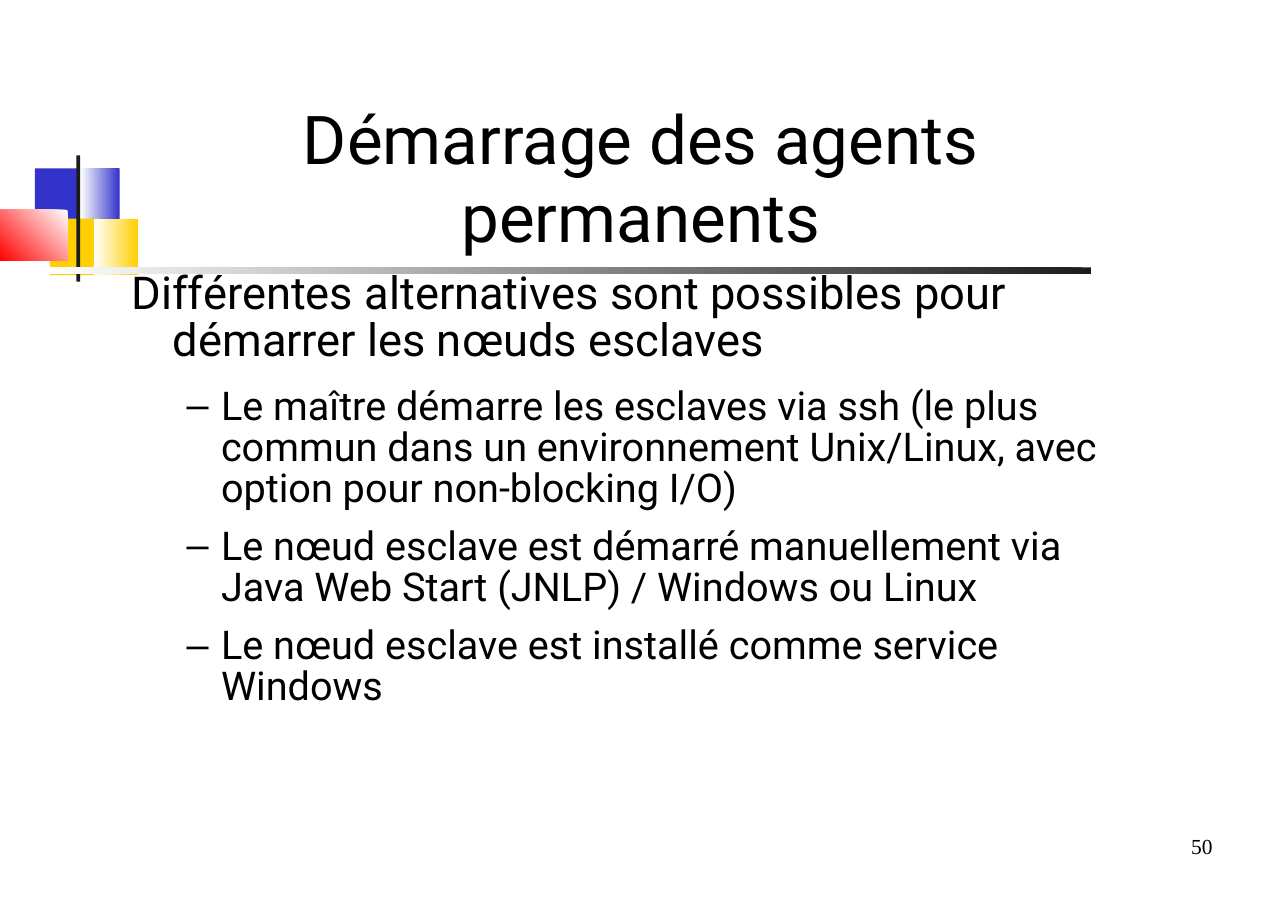
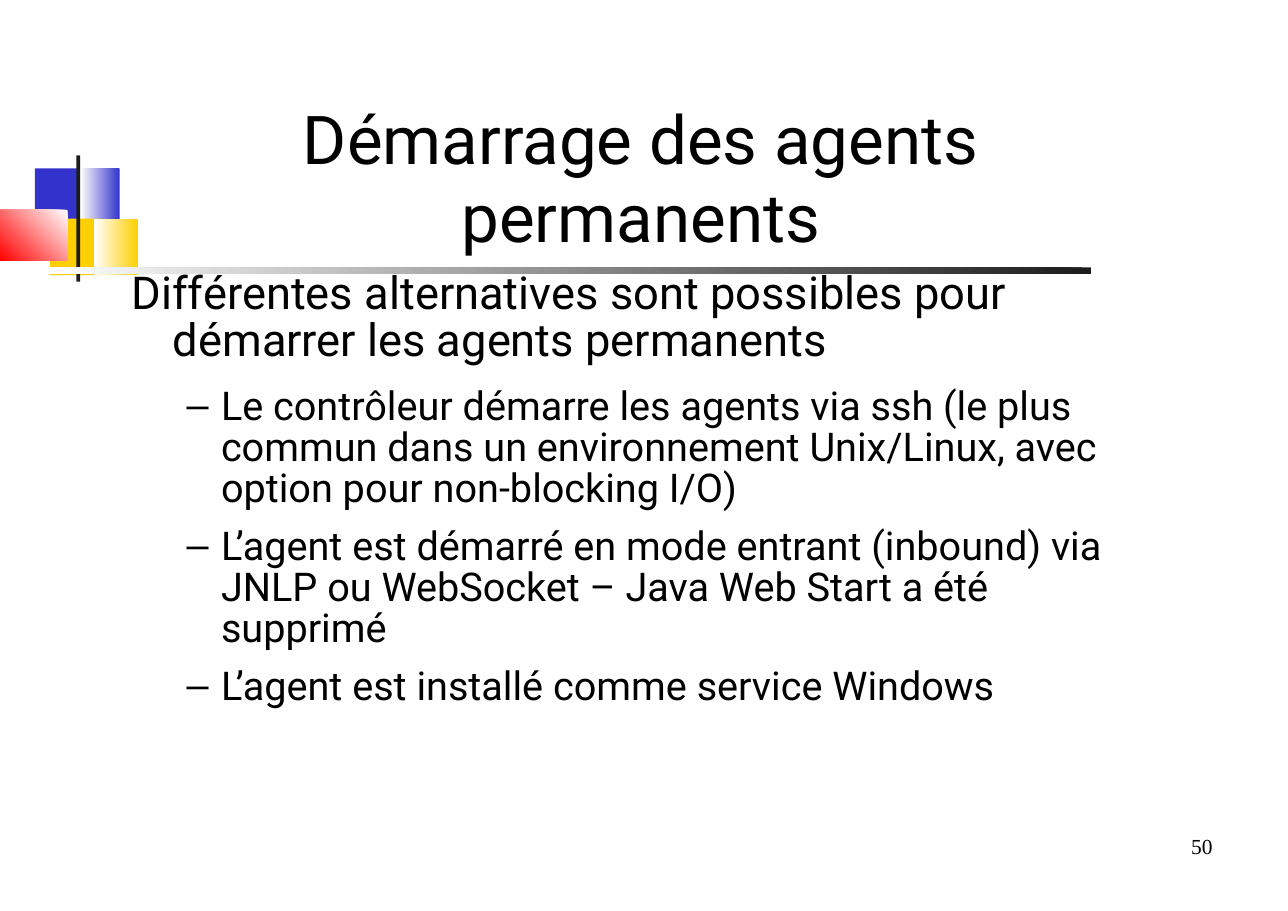
Before and after one commit to dthibau/jenkins, a slide deck: slide 50 of JenkinsPipeline.odp. Drawn at 1288x911 pixels with LibreOffice and Linux fonts; fonts in the diff are those of the drawing. Boxes give left, top, right and bottom in pixels: in the first picture for what was removed or moved away, otherwise in the second. Text is boxed around its words. In the diff, an @@ line names an element or a change of style, - is before the commit and + after.

```diff
--- a/JenkinsPipeline.odp
+++ b/JenkinsPipeline.odp
@@ text at (132,269,1101,709): text changed @@
-Différentes alternatives sont possibles pour démarrer les nœuds esclaves
-  – Le maître démarre les esclaves via ssh (le plus commun dans un environnement Unix/Linux, avec option pour non-blocking I/O)
-  – Le nœud esclave est démarré manuellement via Java Web Start (JNLP) / Windows ou Linux
-  – Le nœud esclave est installé comme service Windows
+Différentes alternatives sont possibles pour démarrer les agents permanents
+  – Le contrôleur démarre les agents via ssh (le plus commun dans un environnement Unix/Linux, avec option pour non-blocking I/O)
+  – L’agent est démarré en mode entrant (inbound) via JNLP ou WebSocket – Java Web Start a été supprimé
+  – L’agent est installé comme service Windows
```
Also in this commit, not shown: 51 other slides changed, 3 slides added, 16 slides removed, 1 other file.
